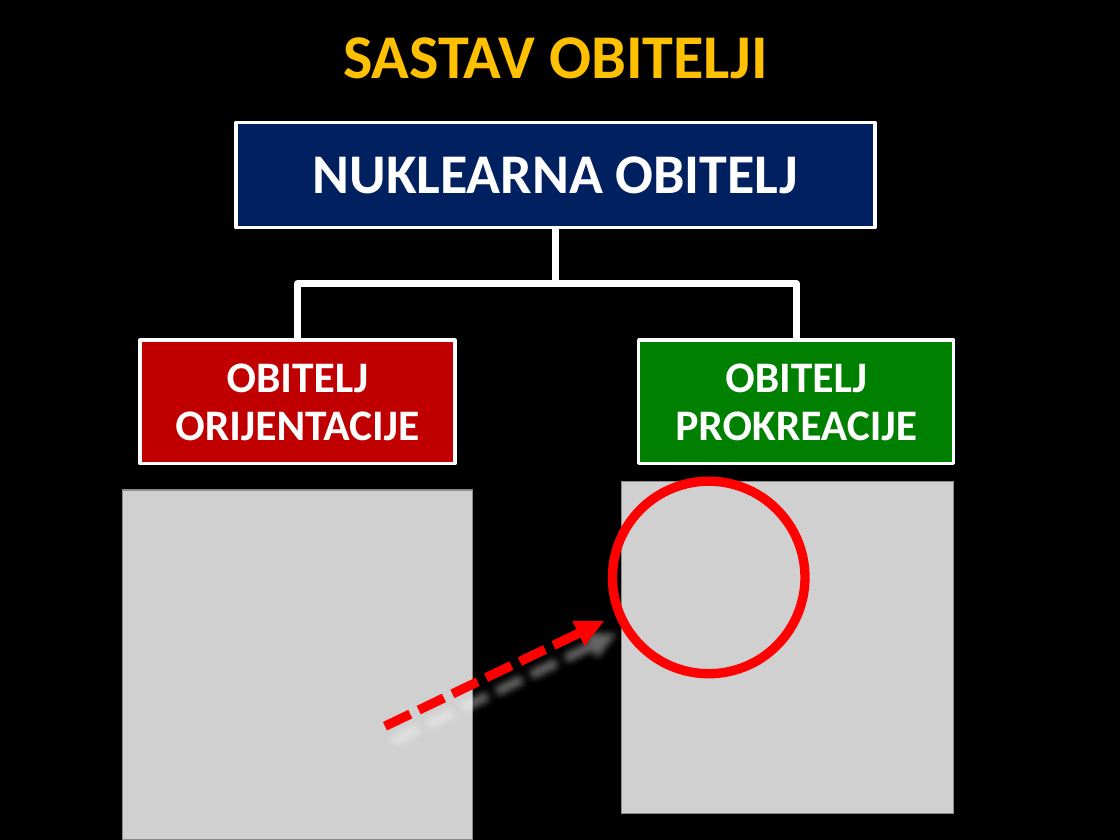
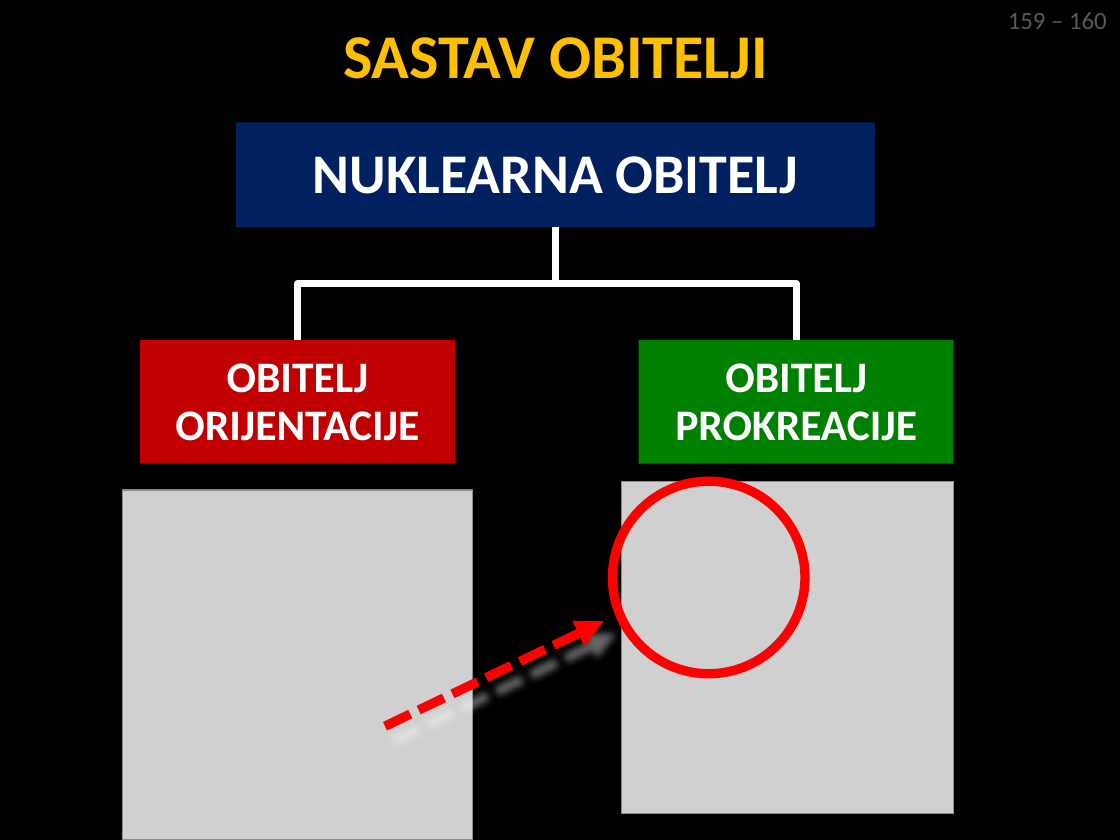
Before and after one commit to srednja-skola/sociologija, a slide deck: slide 4 of data/pptx/008_Obitelj_brak_i_srodstvo.pptx. Drawn at 1120x840 pixels with LibreOffice and Linux fonts; fonts in the diff are those of the drawing; grey boxes stand for pictures. Boxes give left, top, right and bottom in pixels: in the first picture for what was removed or moved away, otherwise in the second. Text is boxed around its words. In the diff, an @@ line names an element or a change of style, - is before the commit and + after.

```diff
--- a/data/pptx/008_Obitelj_brak_i_srodstvo.pptx
+++ b/data/pptx/008_Obitelj_brak_i_srodstvo.pptx
@@ text added at [1008, 12, 1107, 29], 16 pt, text #595959 @@
+159 – 160
@@ outline #FFFFFF 2.25 pt to none in 3 elements at [236, 122, 875, 227], [140, 340, 455, 464], [638, 340, 953, 464] @@
```
Also in this commit, not shown: 14 other slides changed, 2 slides removed, 1 other file.
